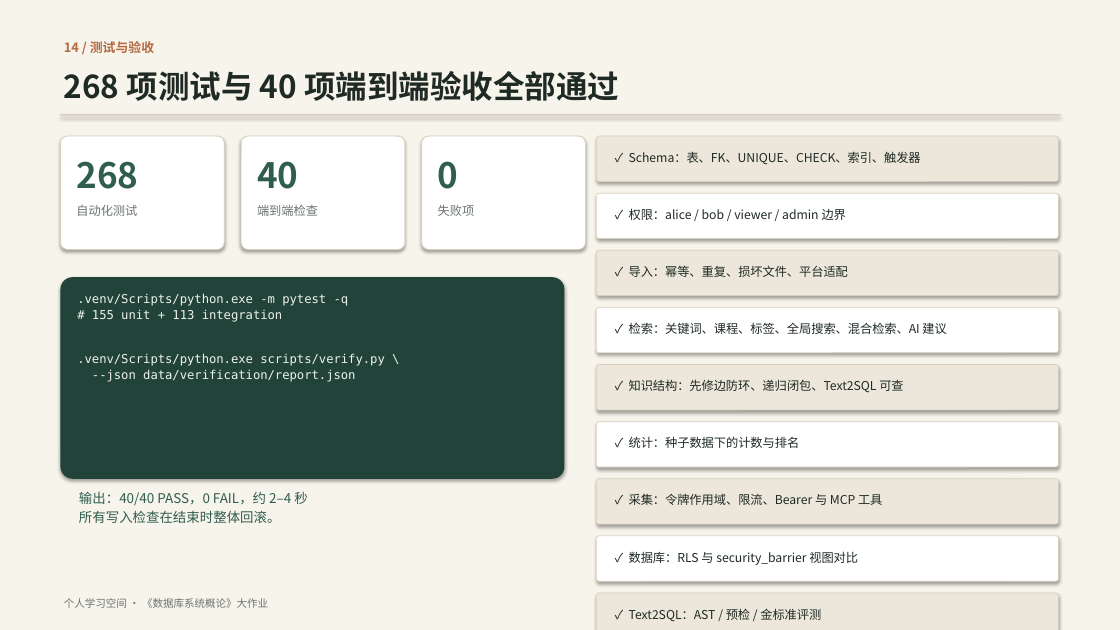
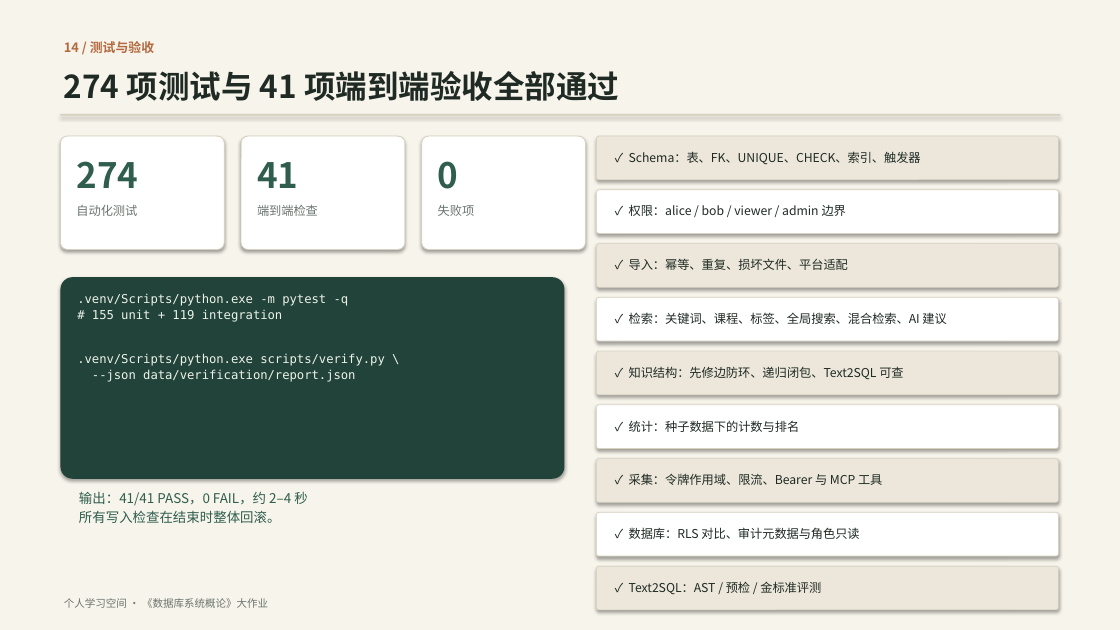
Before and after one commit to ycl-berserk/2026Database, a slide deck: slide 15 of docs/汇报.pptx. Drawn at 1120x630 pixels with LibreOffice and Linux fonts; fonts in the diff are those of the drawing. Boxes give left, top, right and bottom in pixels: in the first picture for what was removed or moved away, otherwise in the second. Text is boxed around its words. In the diff, an @@ line names an element or a change of style, - is before the commit and + after.

Commit message:
feat: 审计历史与通用触发器（D2）
- 迁移 007 新增 audit_log，审计课程、课程成员与账号的结构变更
- 只记录对象、动作、主键与变更列名，排除 password_hash，不复制任何列值
- SECURITY DEFINER 触发器写入，ls_app 只读；清理函数最少保留 90 天
- 管理页新增筛选时间线与清理入口，补充 6 项集成测试和 verify.db.audit
- 文档、截图与 PPT 更新到 16 张表、9 个触发器、274 项测试、41 项验收

```diff
--- a/docs/汇报.pptx
+++ b/docs/汇报.pptx
@@ text at [64,71,619,101]: text changed @@
-268 项测试与 40 项端到端验收全部通过
+274 项测试与 41 项端到端验收全部通过
@@ text at [76,161,138,188]: text changed @@
-268
+274
@@ text at [257,162,298,188]: text changed @@
-40
+41
@@ 2 texts, 2 rounded rectangles: place and size @@
-2 texts, 2 rounded rectangles at [597,193,1059,296]
+2 texts, 2 rounded rectangles at [597,190,1059,287]
@@ rounded rectangle: place and size @@
-rounded rectangle at [597,308,1059,353]
+rounded rectangle at [597,297,1059,341]
@@ text at [92,309,283,322]: text changed @@
-# 155 unit + 113 integration
+# 155 unit + 119 integration
@@ text "✓ 检索：关键词、课程、标签、全局搜索、混合检索、AI 建议": place and size @@
-text "✓ 检索：关键词、课程、标签、全局搜索、混合检索、AI 建议" at [629,322,946,334]
+text "✓ 检索：关键词、课程、标签、全局搜索、混合检索、AI 建议" at [629,312,946,324]
@@ 2 texts, 2 rounded rectangles: place and size @@
-2 texts, 2 rounded rectangles at [597,365,1059,467]
+2 texts, 2 rounded rectangles at [597,351,1059,449]
@@ rounded rectangle: place and size @@
-rounded rectangle at [597,479,1059,524]
+rounded rectangle at [597,459,1059,502]
@@ text "✓ 采集：令牌作用域、限流、Bearer 与 MCP 工具": place and size @@
-text "✓ 采集：令牌作用域、限流、Bearer 与 MCP 工具" at [629,493,882,505]
+text "✓ 采集：令牌作用域、限流、Bearer 与 MCP 工具" at [629,473,882,485]
@@ text at [79,492,307,506]: text changed @@
-输出：40/40 PASS，0 FAIL，约 2–4 秒
+输出：41/41 PASS，0 FAIL，约 2–4 秒
@@ text at [629,527,859,539]: text changed @@
-✓ 数据库：RLS 与 security_barrier 视图对比
+✓ 数据库：RLS 对比、审计元数据与角色只读
@@ 2 rounded rectangles, 1 text: place and size @@
-2 rounded rectangles, 1 text at [597,536,1059,630]
+2 rounded rectangles, 1 text at [597,513,1059,610]
@@ text added at [1038,610,1051,612], 10 pt, text #6C756F @@
+15
```
Also in this commit, not shown: 7 other slides changed, 26 other files.
